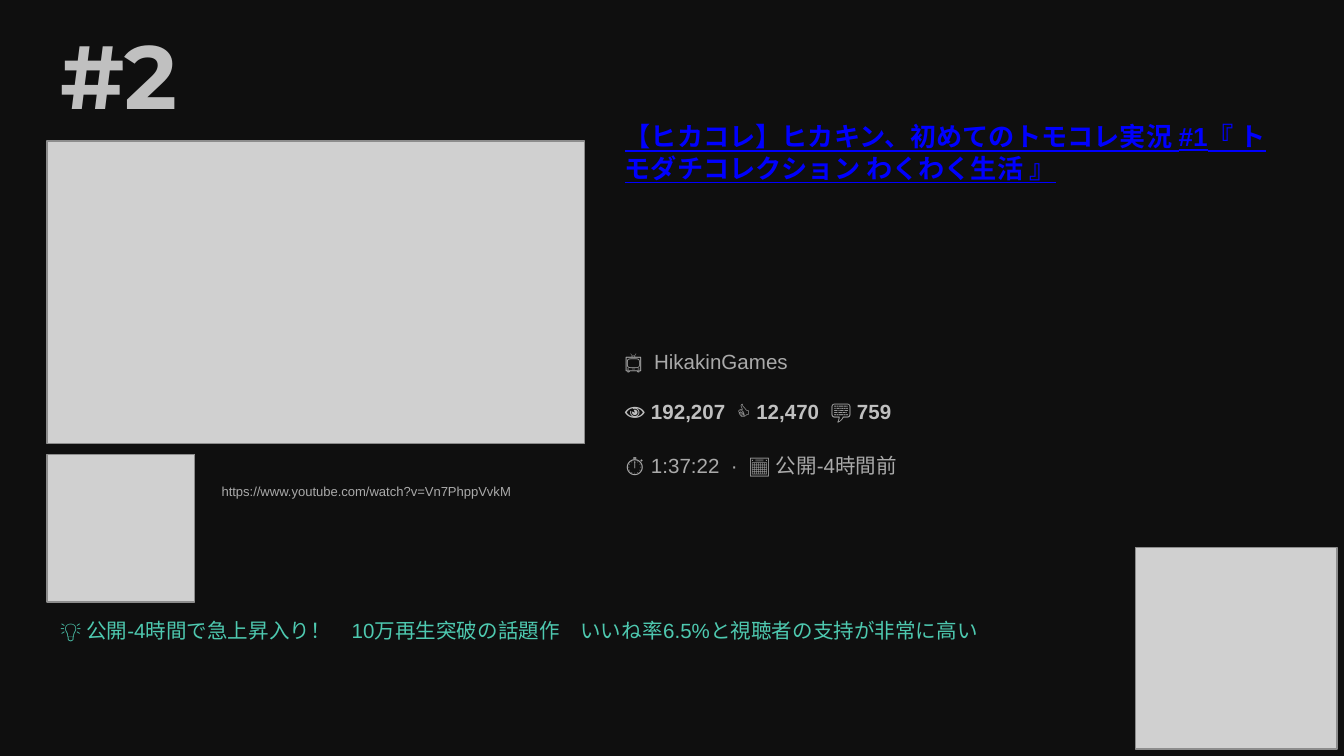
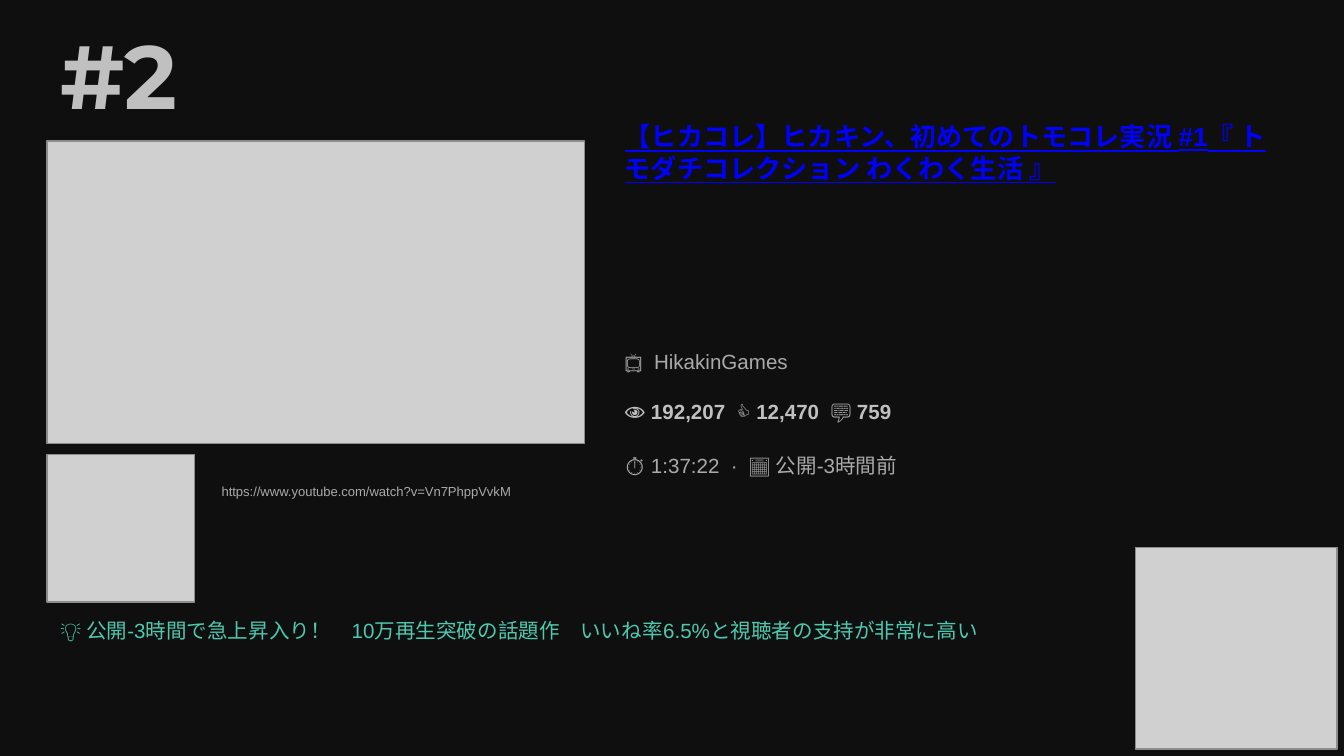
Before and after one commit to asaneasaburo0910-hub/youtube-crawler, a slide deck: slide 10 of youtube_ranking_20260531.pptx. Drawn at 1344x756 pixels with LibreOffice and Linux fonts; fonts in the diff are those of the drawing; grey boxes stand for pictures. Boxes give left, top, right and bottom in pixels: in the first picture for what was removed or moved away, otherwise in the second. Text is boxed around its words. In the diff, an @@ line names an element or a change of style, - is before the commit and + after.

```diff
--- a/youtube_ranking_20260531.pptx
+++ b/youtube_ranking_20260531.pptx
@@ text at <box>651,456,897,475</box>: text changed @@
-⏱ 1:37:22 · 📅 公開-4時間前
+⏱ 1:37:22 · 📅 公開-3時間前
@@ text at <box>86,620,977,640</box>: text changed @@
-💡 公開-4時間で急上昇入り！ 10万再生突破の話題作 いいね率6.5%と視聴者の支持が非常に高い
+💡 公開-3時間で急上昇入り！ 10万再生突破の話題作 いいね率6.5%と視聴者の支持が非常に高い
```
Also in this commit, not shown: 7 other slides changed, 1 other file.
